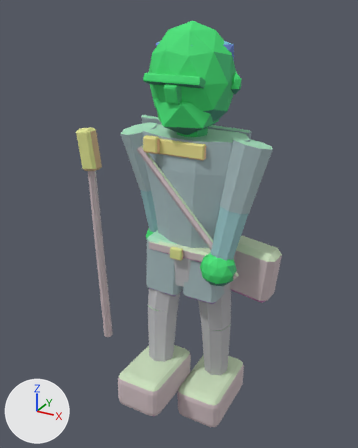
An edit to the glTF model assets/exports/npc/npc_scout_passing_r_v01.glb, drawn before and after from the same camera.
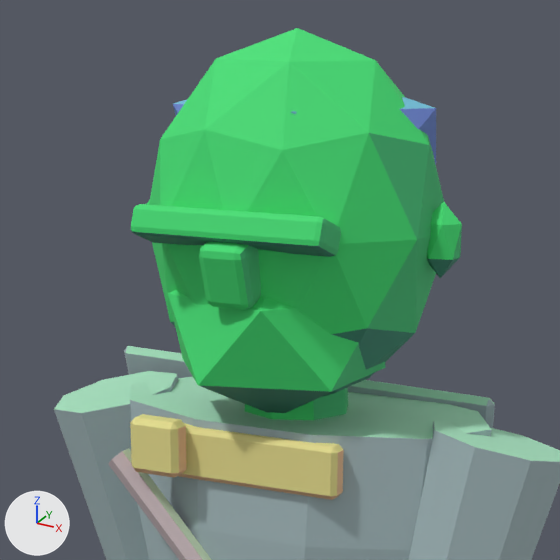
Each version is shown whole from a 50 mm lens placed at (1.043, -2.026, 2.119), pointed at (-0.067, -0.008, 1.11), then close up on the part from 29% to 76% of the width and 3% to 40% of the height. Arrows for +X, +Y and +Z are at lower left; the lights stay in place. The older version's two pictures come first. Vertices at exactly the same position are counted once.

Objects in the first close-up: 'GEO_npc_scout_passing_r_v01'.
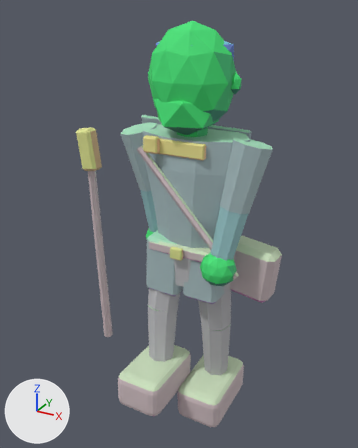
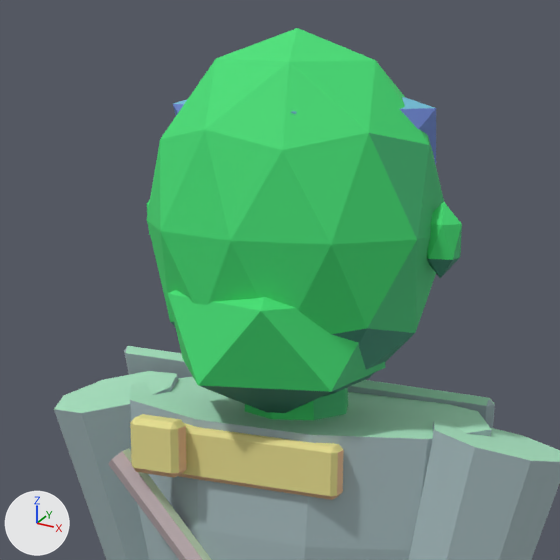
The change in detail:
me_geo_npc_scout_passing_r_v01 is used by ob_geo_npc_scout_passing_r_v01; location (0.0, 0.0, 0.0).
me_geo_npc_scout_passing_r_v01 had 930 vertices, 1728 faces and spanned x -0.66..0.44, y -0.38..0.24, z 0.0..2.06.
me_geo_npc_scout_passing_r_v01 now has 818 vertices, 1512 faces and spans x -0.66..0.44, y -0.38..0.24, z 0.0..2.06.
me_geo_npc_scout_passing_r_v01 part 1: the loose piece of 56 vertices spanning x -0.03..0.03, y -0.21..-0.15, z 1.74..1.83 is deleted.
me_geo_npc_scout_passing_r_v01 part 2: the loose piece of 56 vertices spanning x -0.13..0.13, y -0.21..-0.14, z 1.81..1.86 is deleted.

Where the change shows, as pixel boxes (x1, y1, x2, y2) in the close-ups (560 x 560 px):
part 1 of me_geo_npc_scout_passing_r_v01, deleted (green)
    before: (199, 242, 261, 310)
part 2 of me_geo_npc_scout_passing_r_v01, deleted (green)
    before: (131, 204, 341, 257)
